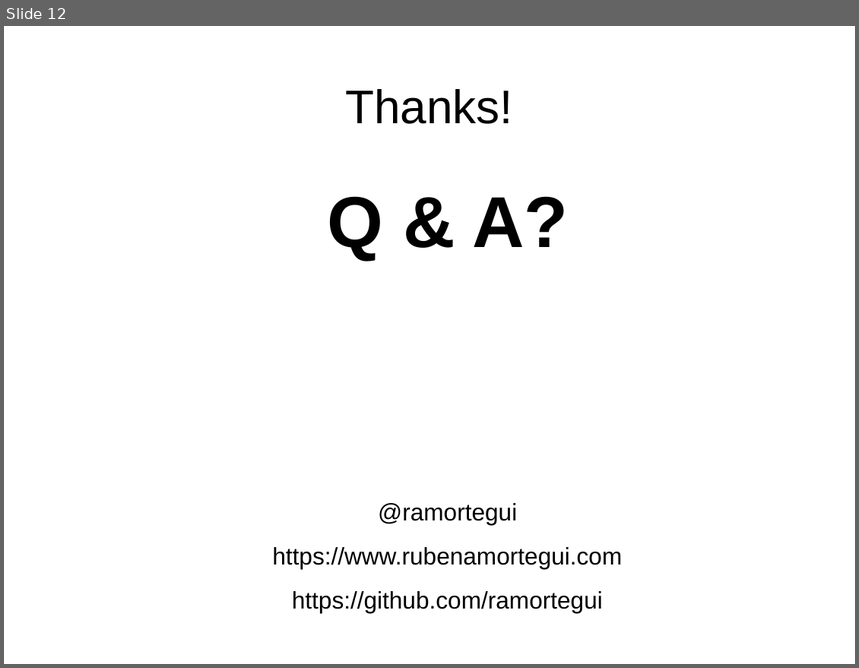
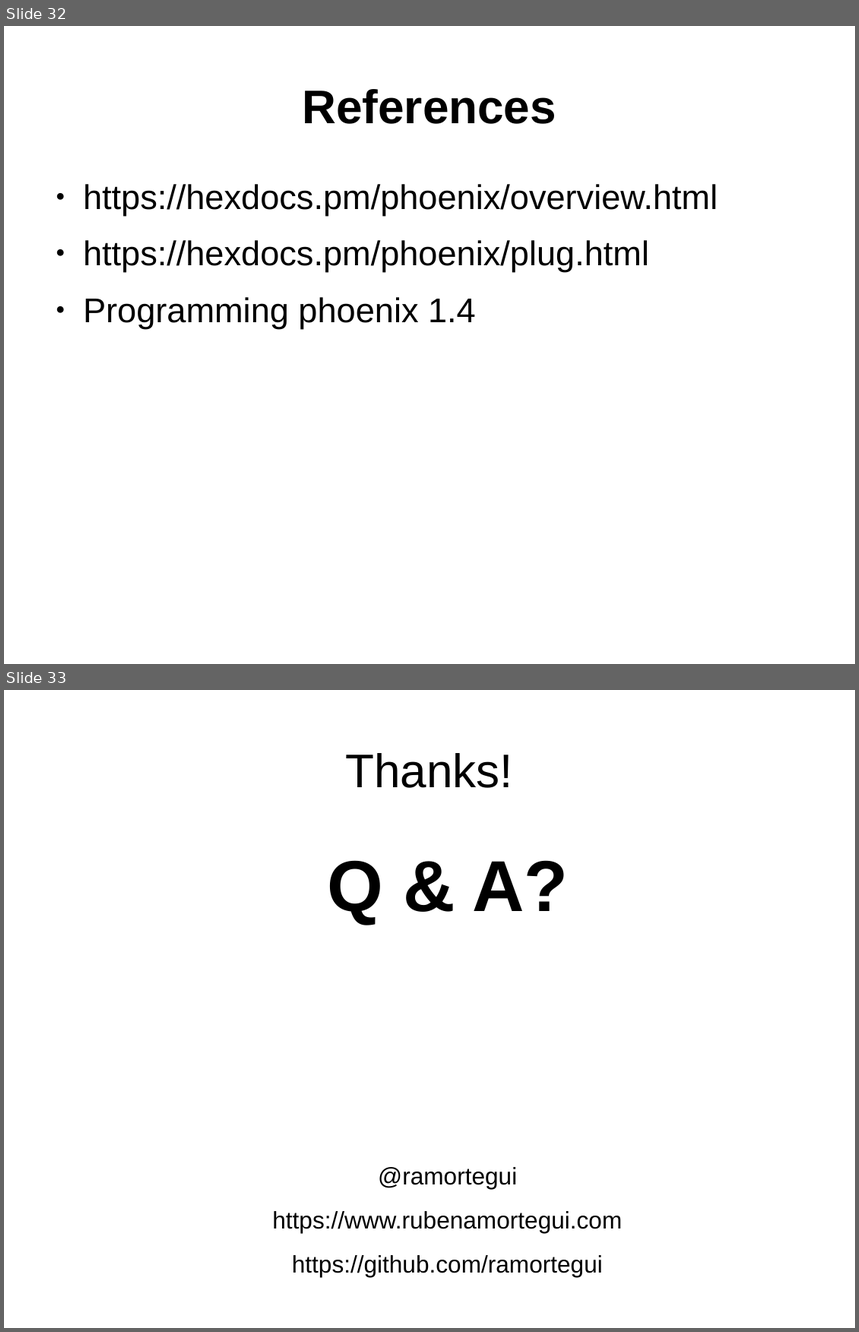
Before and after one commit to ramortegui/talks, a slide deck: odps/working_with_phoenix.odp. Shown one above the other, each under a label of ours: slide 12 before the commit, slides 32 and 33 after it. The pictures are 859x668 and 859x1332 pixels, drawn with LibreOffice and Linux fonts; fonts in the diff are those of the drawing. Boxes give left, top, right and bottom in pixels: in the first picture for what was removed or moved away, otherwise in the second. Text is boxed around its words. In the diff, an @@ line names an element or a change of style, - is before the commit and + after.

```diff
--- a/odps/working_with_phoenix.odp
+++ b/odps/working_with_phoenix.odp
@@ slide 32 added at [4,26,855,664], background #FFFFFF @@
@@ title added at [302,89,557,124], 44 pt, text #000000, bold @@
+References
@@ text added at [83,184,718,328], 32 pt, text #000000 @@
+● https://hexdocs.pm/phoenix/overview.html
+● https://hexdocs.pm/phoenix/plug.html
+● Programming phoenix 1.4
@@ what was slide 12 is now slide 33 @@
```
Also in this commit, not shown: 8 slides changed, 21 other slides added, 1 slide removed.
